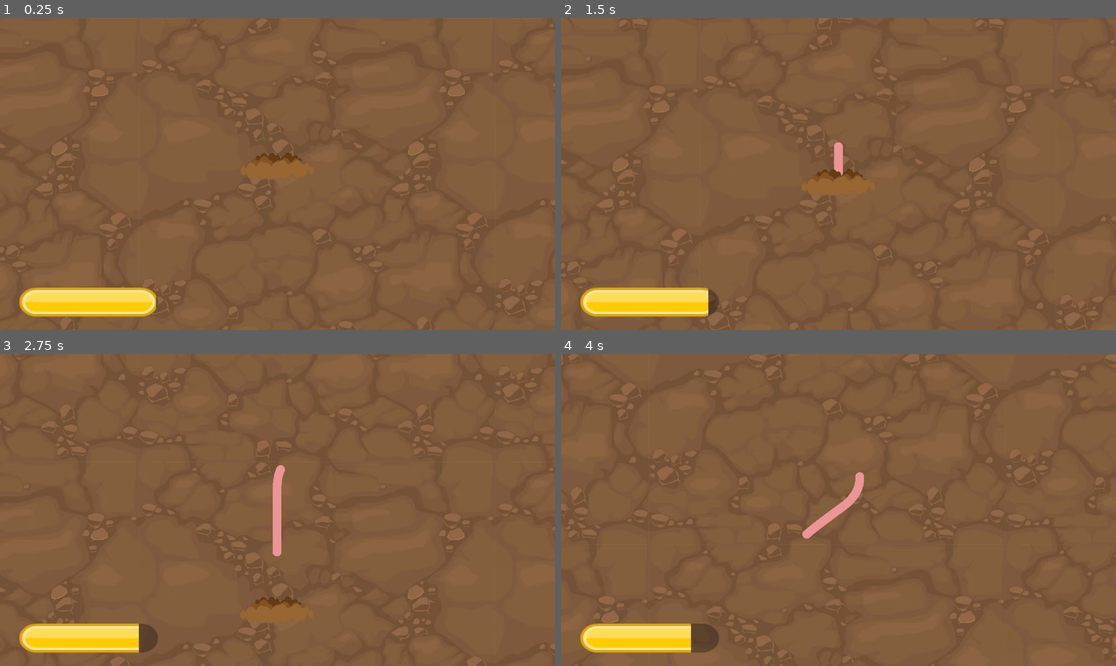
Above: before the commit, frames 1-4 (two rows, left to right).
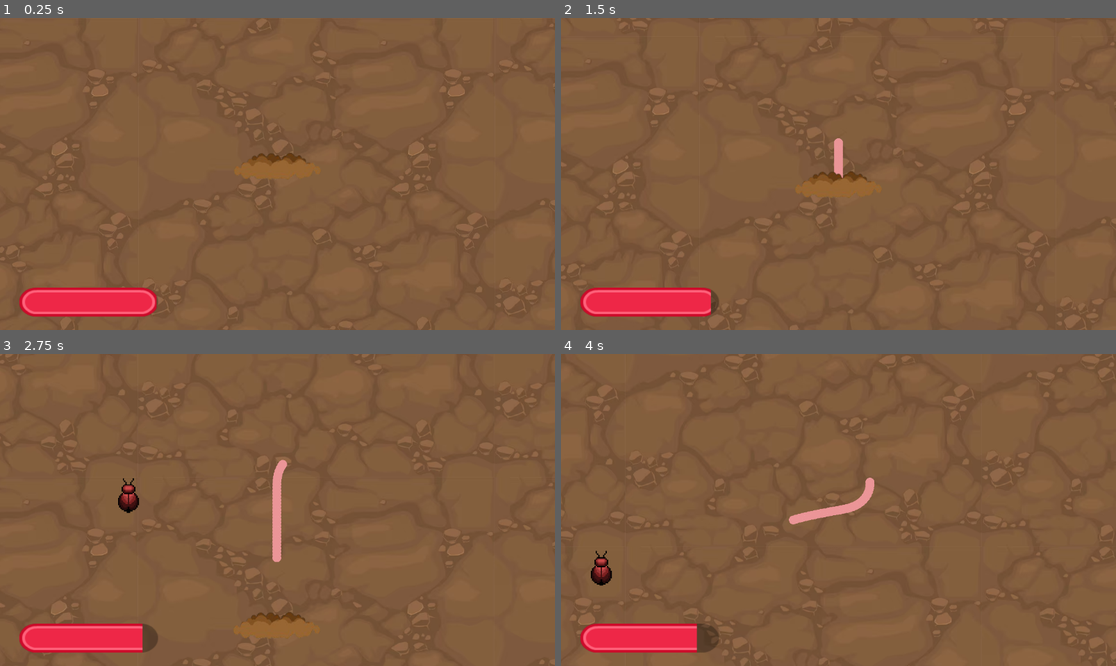
Above: after the commit, the same moments.

Repository: gooverr/Wormzilla
Game: Godot game, scene res://scenes/game.tscn
The game is run twice, just before and just after one commit, with the same random seed, the same clock (stepped at 60 frames per second) and the same inputs.
Inputs:
- Up to frame 1 (0.25 s): no input
- Up to frame 2 (1.5 s): hold D (player_right) 0.53-1.28 s; hold S (player_down) from 1.28 s (still down)
- Up to frame 3 (2.75 s): release S (player_down) at 2.03 s; hold D (player_right) from 2.03 s (still down)
- Up to frame 4 (4 s): release D (player_right) at 2.78 s; hold W (player_up) 2.78-3.53 s; hold A (player_left) from 3.53 s (still down)

The runs differ from the first frame. In frame 1, 2.3% of the frame differs, in the area x 3-58%, y 43-96%; in frame 2, 3.5%; in frame 3, 4.8%, in the area x 0-100%, y 0-100%; in frame 4, 4.4%.

Commit message:
enemies

Diff:
--- a/prefabs/HungerBar.tscn
+++ b/prefabs/HungerBar.tscn
@@ -1,12 +1,12 @@
 [gd_scene load_steps=4 format=3 uid="uid://bxqsfykh2dtrj"]
 
 [ext_resource type="Texture2D" uid="uid://brwvqeqdyhrfr" path="res://Textures/bar_shadow_round_large.png" id="1_xpft5"]
-[ext_resource type="Texture2D" uid="uid://t1qe6mgtsngb" path="res://Textures/YellowBar.png" id="2_g2nbx"]
+[ext_resource type="Texture2D" uid="uid://bhhjob6sfnqry" path="res://Textures/bar_round_large.png" id="2_oxaea"]
 [ext_resource type="Script" path="res://scripts/HungerBar.gd" id="3_5h7s1"]
 
 [node name="HungerBar" type="CanvasLayer"]
 
-[node name="TextureProgressBar" type="TextureProgressBar" parent="."]
+[node name="HungerBarBar" type="TextureProgressBar" parent="." groups=["HungerBar"]]
 anchors_preset = 2
 anchor_top = 1.0
 anchor_bottom = 1.0
@@ -18,5 +18,5 @@
 scale = Vector2(1.5, 1.25)
 value = 100.0
 texture_under = ExtResource("1_xpft5")
-texture_progress = ExtResource("2_g2nbx")
+texture_progress = ExtResource("2_oxaea")
 script = ExtResource("3_5h7s1")
--- a/prefabs/food.tscn
+++ b/prefabs/food.tscn
@@ -1,16 +1,15 @@
-[gd_scene load_steps=4 format=3 uid="uid://dvdojj50hfjq"]
+[gd_scene load_steps=3 format=3 uid="uid://dvdojj50hfjq"]
 
 [ext_resource type="Script" path="res://scripts/food.gd" id="1_60o1k"]
-[ext_resource type="Texture2D" uid="uid://blhh1u2r2ijbp" path="res://icon.svg" id="2_3sx0g"]
 
 [sub_resource type="CircleShape2D" id="CircleShape2D_aoga8"]
 
-[node name="Food" type="Area2D"]
+[node name="FoodArea" type="Area2D"]
 script = ExtResource("1_60o1k")
+metadata/_edit_group_ = true
+
+[node name="CollisionShape2D" type="CollisionShape2D" parent="."]
+scale = Vector2(8, 8)
+shape = SubResource("CircleShape2D_aoga8")
 
 [node name="Sprite2D" type="Sprite2D" parent="."]
-texture = ExtResource("2_3sx0g")
-
-[node name="CollisionShape2D" type="CollisionShape2D" parent="."]
-scale = Vector2(6, 6)
-shape = SubResource("CircleShape2D_aoga8")
--- a/scenes/game.tscn
+++ b/scenes/game.tscn
@@ -1,10 +1,12 @@
-[gd_scene load_steps=7 format=3 uid="uid://it1n1qhtj542"]
+[gd_scene load_steps=9 format=3 uid="uid://it1n1qhtj542"]
 
 [ext_resource type="PackedScene" uid="uid://buiprln41cfpx" path="res://prefabs/player.tscn" id="1_43qf2"]
 [ext_resource type="Script" path="res://scripts/player.gd" id="2_mt1bp"]
 [ext_resource type="PackedScene" uid="uid://co2m4q67sc6ft" path="res://prefabs/Background.tscn" id="3_we4tt"]
 [ext_resource type="PackedScene" uid="uid://bxqsfykh2dtrj" path="res://prefabs/HungerBar.tscn" id="4_j1ccm"]
 [ext_resource type="Texture2D" uid="uid://dv6x8qw212dqt" path="res://Textures/dirtpile.png" id="5_v1g02"]
+[ext_resource type="Script" path="res://scripts/spawner.gd" id="6_wp5ee"]
+[ext_resource type="PackedScene" uid="uid://dvdojj50hfjq" path="res://prefabs/food.tscn" id="7_43g7p"]
 
 [sub_resource type="GDScript" id="GDScript_uyv7r"]
 script/source = "extends Node2D
@@ -13,7 +15,7 @@
 @export var spawn_radius: float = 200.0
 @export var spawn_interval: float = 2.0
 
-@onready var player = $\"../player\"
+@onready var player = get_tree().get_first_node_in_group(\"Player\")
 
 func _ready():
 	if not food_scene:
@@ -48,7 +50,7 @@
 [node name="game" type="Node2D"]
 script = SubResource("GDScript_uyv7r")
 
-[node name="player" parent="." instance=ExtResource("1_43qf2")]
+[node name="player" parent="." groups=["Player"] instance=ExtResource("1_43qf2")]
 position = Vector2(576, 648)
 script = ExtResource("2_mt1bp")
 
@@ -56,7 +58,11 @@
 
 [node name="HungerBar" parent="." instance=ExtResource("4_j1ccm")]
 
-[node name="SpawnSprite" type="Sprite2D" parent="."]
+[node name="SpawnHole" type="Sprite2D" parent="."]
 position = Vector2(576, 616)
-scale = Vector2(1.7, 2.7)
+scale = Vector2(2, 2.7)
 texture = ExtResource("5_v1g02")
+
+[node name="Spawner" type="Node2D" parent="."]
+script = ExtResource("6_wp5ee")
+food_scene = ExtResource("7_43g7p")
--- a/scripts/HungerBar.gd
+++ b/scripts/HungerBar.gd
@@ -1,24 +1,29 @@
 extends TextureProgressBar
 
-@export var drain_rate: float = 5.0
-@export var is_draining: bool = true
+@export var drain_rate: float = 4.0
+var is_draining: bool = true
 
 var real_value: float
 
 func _ready():
-	step = 0.0  # 🔥 Allows smooth fractional updates
+	step = 0.0  # for smooth fractional steps
 	real_value = value
 
 func _process(delta):
 	if is_draining:
 		real_value -= drain_rate * delta
 		real_value = clamp(real_value, min_value, max_value)
-
-		value = real_value  # ✅ Now fractional updates show up visually
+		value = real_value
 
 		if real_value <= min_value:
 			_on_bar_empty()
 
 func _on_bar_empty():
-	is_draining = false
 	print("Bar is empty!")
+	# Don't disable draining so the bar can be refilled
+
+func add_hunger(amount: float):
+	real_value = clamp(real_value + amount, min_value, max_value)
+	value = real_value
+	is_draining = true
+	print("Hunger added:", amount, "Current value:", value)
--- a/scripts/food.gd
+++ b/scripts/food.gd
@@ -1,15 +1,49 @@
 extends Area2D
 
-@export var hunger_fill_amount: float = 10.0
-var player
+@export var hunger_fill_amount: float = 15.0
+
+var player: Node
+var hunger_bar
+
+# Paths to your texture files (relative to the "res://" project root)
+const FOOD_SPRITES = [
+	preload("res://Textures/bug1.png"),
+	preload("res://Textures/bug2.png")
+]
+
+func _ready():
+	print("✅ Food ready at:", global_position)
+
+	# Connect once
+	if not is_connected("area_entered", Callable(self, "_on_area_entered")):
+		connect("area_entered", Callable(self, "_on_area_entered"))
+
+	# Find player and hunger bar
+	player = get_tree().get_first_node_in_group("Player")
+	hunger_bar = get_tree().get_first_node_in_group("HungerBar")  # Should be the TextureProgressBar
+
+	# Randomly assign a sprite texture
+	var sprite_node = get_node("Sprite2D")
+	if sprite_node and FOOD_SPRITES.size() > 0:
+		var random_texture = FOOD_SPRITES[randi() % FOOD_SPRITES.size()]
+		sprite_node.texture = random_texture
+	else:
+		push_warning("❌ Could not assign food sprite — missing Sprite2D or textures.")
 
 func _process(delta):
-	# Move away from the player slowly
+	# Move away from player
 	if player:
 		var direction = (global_position - player.global_position).normalized()
 		global_position += direction * 50 * delta
 
-func _on_Food_body_entered(body):
-	if body.is_in_group("Player"):
-		# Increase hunger bar here (we’ll handle later)
-		queue_free()  # remove food
+func _on_area_entered(area):
+	print("🚨 AREA TOUCHED FOOD:", area.name)
+
+	if area.is_in_group("Player"):
+		if hunger_bar and hunger_bar.has_method("add_hunger"):
+			hunger_bar.call("add_hunger", hunger_fill_amount)
+			print("🍏 Hunger added:", hunger_fill_amount)
+		else:
+			print("⚠️ HungerBar not found or missing add_hunger()")
+
+		queue_free()
--- a/scripts/player.gd
+++ b/scripts/player.gd
@@ -1,7 +1,7 @@
 extends Area2D
 
-var speed = 350
-var turn_speed = 180
+var speed = 400
+var turn_speed = 267
 var turn = 0.0
 var turn_smoothing_value = 0.1
 
--- a/scripts/spawner.gd
+++ b/scripts/spawner.gd
@@ -1,11 +1,42 @@
 extends Node2D
 
+@export var food_scene: PackedScene
+@export var spawn_radius: float = 600.0
+@export var spawn_interval: float = 2.0
 
-# Called when the node enters the scene tree for the first time.
+var player
+var hunger_bar
+
 func _ready():
-	pass # Replace with function body.
+	player = get_tree().get_first_node_in_group("Player")
+	hunger_bar = get_tree().get_first_node_in_group("HungerBar")
 
+	if not player:
+		push_warning("Player node not found! Add Player to 'Player' group.")
+		return
+	if not hunger_bar:
+		push_warning("HungerBar not found! Add it to the 'HungerBar' group.")
+		return
+	if not food_scene:
+		push_warning("⚠️ Food scene not assigned in Spawner: %s" % name)
+		return
 
-# Called every frame. 'delta' is the elapsed time since the previous frame.
-func _process(delta):
-	pass
+	var timer = Timer.new()
+	timer.wait_time = spawn_interval
+	timer.autostart = true
+	timer.connect("timeout", Callable(self, "spawn_food"))
+	add_child(timer)
+
+func spawn_food():
+	if food_scene == null:
+		return
+
+	var food = food_scene.instantiate()
+	add_child(food)
+
+	var angle = randf() * TAU
+	var offset = Vector2(cos(angle), sin(angle)) * spawn_radius
+	food.global_position = player.global_position + offset
+
+	# ✅ Don’t type this – prevents assignment errors
+	food.player = player
Binary file added: Textures/bar_round_large.png
Not shown, added: Textures/bar_round_large.png.import
Binary file added: Textures/bug1.png
Not shown, added: Textures/bug1.png.import
Binary file added: Textures/bug2.png
Not shown, added: Textures/bug2.png.import
